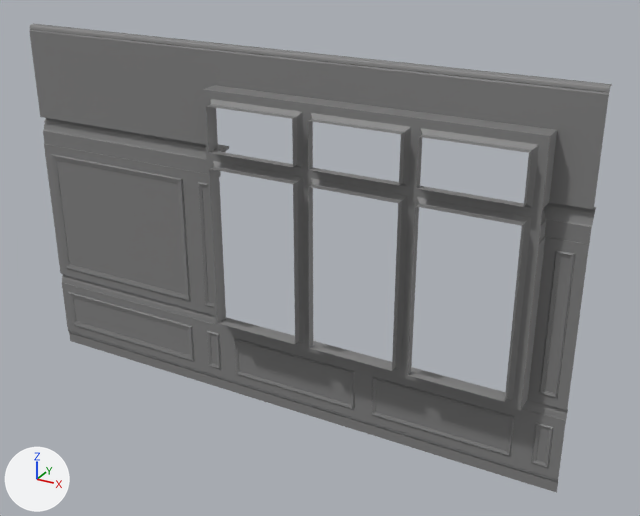
What one commit did to the FBX model Projet Final Manoir/Manoir_FBX_Unwrapped/AR-Window_4M_01.FBX.
Camera for both pictures: a camera (50 mm lens) standing at (3.29, -17.51, 13.47) and looking at (-6.46, 0.22, 4.61). The axes (+X, +Y, +Z) are drawn at lower left. The lights are the same throughout. Where no turn or scale is listed for an object, it has been applied to the vertices. Vertices at the same position are counted once.

In view in the first picture: 'AR-Window_4M_01'.
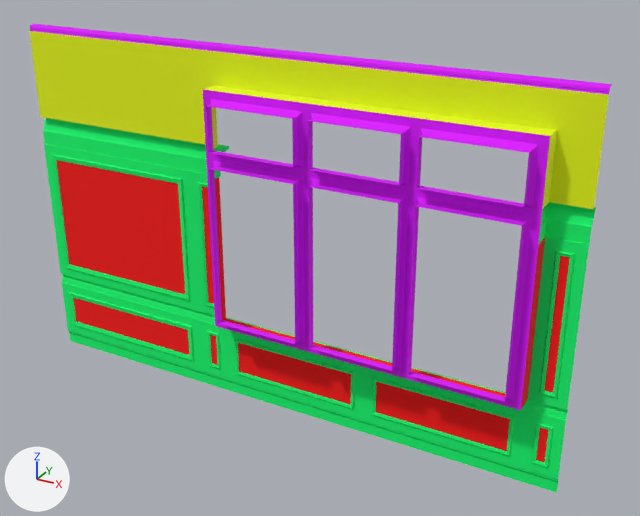
Where the change shows, as pixel boxes (x1, y1, x2, y2) in the pictures (640 x 516 px):
```json
{"part": 1, "of": "me_mesh", "change": "recoloured", "before": [43, 118, 596, 493], "after": [43, 118, 596, 493], "on screen": "grey to green"}
{"part": 2, "of": "me_mesh", "change": "recoloured", "before": [30, 24, 612, 410], "after": [30, 24, 612, 410]}
{"part": 3, "of": "me_mesh", "change": "recoloured", "before": [74, 298, 548, 463], "after": [74, 298, 548, 463], "on screen": "grey to red"}
{"part": 4, "of": "me_mesh", "change": "recoloured", "before": [56, 160, 226, 320], "after": [56, 160, 226, 320], "on screen": "grey to red"}
{"part": 5, "of": "me_mesh", "change": "recoloured", "before": [521, 238, 570, 409], "after": [521, 238, 570, 409], "on screen": "grey to red"}
{"part": 6, "of": "me_mesh", "change": "recoloured", "before": [29, 31, 609, 209], "after": [29, 31, 609, 209], "on screen": "grey to yellow"}
```

Scene script edits in JSON lines:
```json
{"op": "add", "block": "mat_material__15", "code": ["mat_material__15 = principled_material('Material #15')", "mat_material__15.base_color = (1.0, 0.0, 0.0)  # red #ff0000", "mat_material__15.roughness = 0.859"]}
{"op": "add", "block": "mat_material__13", "code": ["mat_material__13 = principled_material('Material #13')", "mat_material__13.base_color = (0.729, 0.0, 1.0)  # pink #de00ff", "mat_material__13.roughness = 0.859"]}
{"op": "add", "block": "mat_material__16", "code": ["mat_material__16 = principled_material('Material #16')", "mat_material__16.base_color = (0.816, 0.961, 0.0)  # yellow #e9fb00", "mat_material__16.roughness = 0.859"]}
{"op": "add", "block": "mat_material__14", "code": ["mat_material__14 = principled_material('Material #14')", "mat_material__14.base_color = (0.0, 1.0, 0.165)  # green #00ff71", "mat_material__14.roughness = 0.859"]}
{"block": "me_mesh", "where": "me_mesh.from_pydata(...)  # 447 vertices, 683 faces; spans x -15.2..0.0, y -0.8..0.2, z 0.0..9.7"}
{"block": "me_mesh", "where": "# used by ob_ar_window_4m_01; location = (0.0, 0.0, 0.0)"}
{"block": "me_mesh", "change": "me_mesh part 1: 491 of the faces centred in x -15.2..-0.1, y -0.3..0.2, z 0.1..7.1 switch from mat_worldgridmaterial (grey #808080) to mat_material__14 (green #00ff71)"}
{"block": "me_mesh", "change": "me_mesh part 2: 156 of the faces centred in x -10.2..-1.0, y -0.7..0.2, z 2.4..9.6 switch from mat_worldgridmaterial (grey #808080) to mat_material__13 (pink #de00ff)"}
{"block": "me_mesh", "change": "me_mesh part 3: 12 of the faces centred in x -13.4..-0.4, y -0.3..0.0, z 1.1..2.3 switch from mat_worldgridmaterial (grey #808080) to mat_material__15 (red #ff0000)"}
{"block": "me_mesh", "change": "me_mesh part 4: 6 of the faces centred in x -13.4..-9.2, y -0.3..0.0, z 3.7..5.0 switch from mat_worldgridmaterial (grey #808080) to mat_material__15 (red #ff0000)"}
{"block": "me_mesh", "change": "me_mesh part 5: 4 of the faces centred in x -0.9..-0.4, y -0.3..0.0, z 3.7..5.0 switch from mat_worldgridmaterial (grey #808080) to mat_material__15 (red #ff0000)"}
{"block": "me_mesh", "change": "me_mesh part 6: all 14 faces centred in x -13.5..-0.3, y -0.3..0.0, z 7.6..9.2 switch from mat_worldgridmaterial (grey #808080) to mat_material__16 (yellow #e9fb00)"}
```
